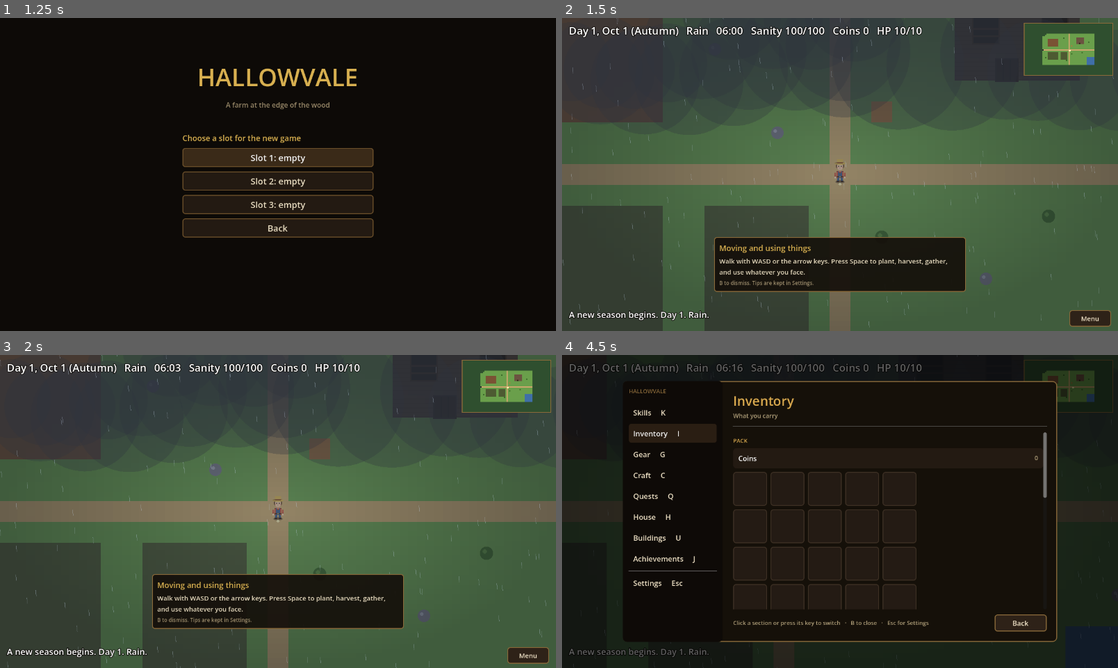
Above: before the commit, frames 1-4 (two rows, left to right).
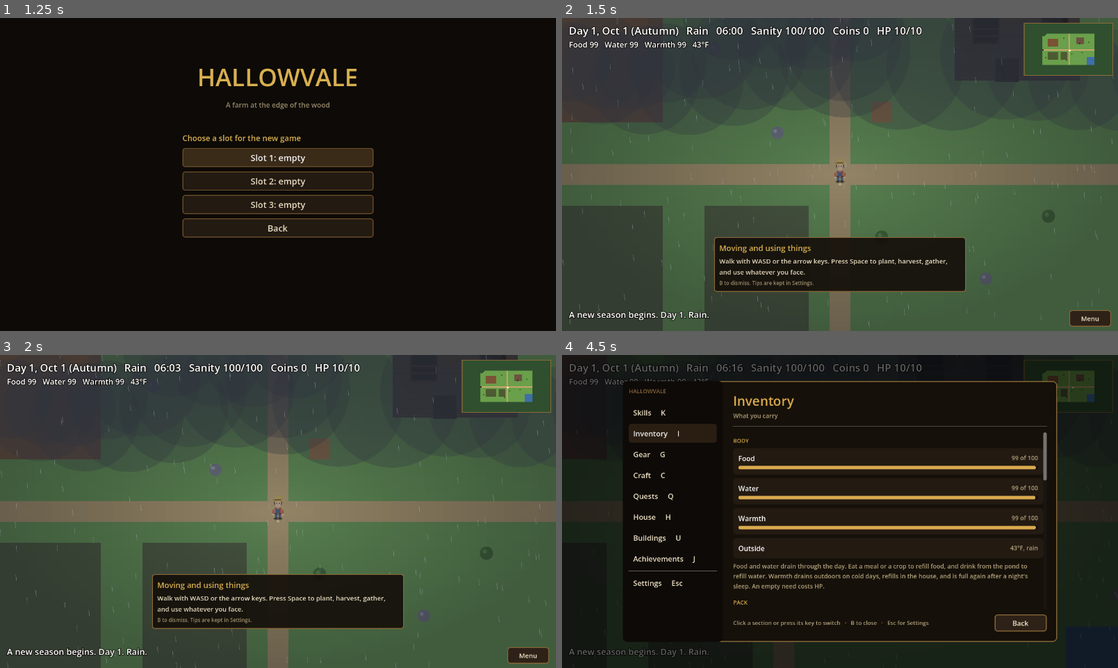
Above: after the commit, the same moments.

Repository: joshj1108/CrowCreekHollow
Game: Godot game, scene res://scenes/main.tscn
Same seed, same stepped clock (60 frames per second), same inputs: the game is played once before the commit and once after it.
Inputs (mouse positions are in pixels of both pictures, inside the frame that each line leads up to):
- Up to frame 1 (1.25 s): click "New Game" at 0.5 s
- Up to frame 2 (1.5 s): click "Slot 1: empty" at 1.25 s
- Up to frame 3 (2 s): no input
- Up to frame 4 (4.5 s): click "Menu" at 2 s; click "Skills K" at 2.75 s; tap Space (use) at 3.5, 3.8 s; move the mouse to (962, 495) at 3.52 s; hold D (move_right) 3.53-4.25 s; tap H (house) at 3.6 s; click (962, 495) at 3.67 s; click "Inventory I" at 4.25 s

Frame 1 is identical in both runs. In frame 2, 0.3% of the frame differs, in the area x 1-27%, y 7-10%; in frame 3, 0.3%; in frame 4, 4.3%, in the area x 1-88%, y 7-82%.

Commit message:
Add food, water, and warmth needs
Food and water drain through the day, water faster on hot days, and
warmth follows the temperature: it drains outdoors on cold days and
refills in the house or in bed. Meals and raw crops refill food, and
the pond refills water. An empty need costs HP over time. The needs
show in the HUD and in the Body section of the Inventory menu.

Co-Authored-By: Claude Haiku 5.5 <noreply@anthropic.com>
Claude-Session: https://claude.ai/code/session_016EvHBYyFANDWxunM27u84C

Diff:
--- a/scripts/main.gd
+++ b/scripts/main.gd
@@ -128,6 +128,22 @@
 	"rain": "Rain", "downpour": "Downpour", "snow": "Snow",
 }
 # The light over the farm for each kind of weather. Dark and grey weather is cooler.
+# Body needs: food and water drain through the day, and warmth changes with the temperature.
+const FOOD_PER_HOUR := 2.4
+const WATER_PER_HOUR := 3.0
+const HOT_TEMP := 75.0           # above this, thirst grows faster
+const HOT_WATER_MULT := 1.6
+const COLD_TEMP := 50.0          # below this, being outdoors costs warmth
+const WARMTH_LOSS := 0.35        # warmth lost per hour for each degree below COLD_TEMP
+const WARMTH_OUTDOORS := 3.0     # warmth regained per hour outdoors in mild weather
+const WARMTH_INDOORS := 25.0     # warmth regained per hour in a patched or restored house
+const WARMTH_INDOORS_COLD := 10.0  # ... and in a decrepit or boarded one
+const NEED_HARM_HOURS := 2.0     # one HP lost every this many hours while a need is empty
+const MEAL_FOOD := 45.0
+const CROP_FOOD := 18.0
+const POND_WATER := 40.0
+const SEASON_TEMP := {"Winter": 40.0, "Spring": 51.0, "Summer": 67.0, "Autumn": 54.0}
+const WEATHER_TEMP := {"sunny": 6.0, "cloudy": 0.0, "fog": -2.0, "drizzle": -3.0, "rain": -4.0, "downpour": -6.0, "snow": -10.0}
 const WEATHER_LIGHT := {
 	"sunny": Color(1.0, 0.99, 0.96), "cloudy": Color(0.92, 0.94, 0.97), "fog": Color(0.9, 0.92, 0.94),
 	"drizzle": Color(0.88, 0.91, 0.95), "rain": Color(0.88, 0.91, 0.95), "downpour": Color(0.8, 0.84, 0.9),
@@ -155,6 +171,7 @@
 	{"id": "hens", "title": "Hens", "text": "Stand beside the coop, facing it, and press Space to buy and feed hens. A fed hen lays an egg each morning."},
 	{"id": "cellar", "title": "Storing crops", "text": "Stand beside the root cellar and press Space to store or take crops. Nothing spoils in the cellar."},
 	{"id": "smelt", "title": "Smelting and preserving", "text": "Stand beside the furnace and press Space to smelt ore into bars. The smokehouse preserves food, and the cooler keeps fish fresh."},
+	{"id": "needs", "title": "Food, water, and warmth", "text": "Food and water drain through the day, and warmth drops outside on cold days. Eat from the Inventory menu (I), drink from the pond, and warm up in the house. Sleep to be fully warm again."},
 	{"id": "cave", "title": "The mine", "text": "The cave is at the west edge of the farm. Each day it lays out differently, with ore to mine and creatures to watch for."},
 ]
 # Cost to reach the next house stage, and the Carpentry level it needs.
@@ -628,6 +645,10 @@
 var clock := 0.0
 var current_hour := START_HOUR
 var day := 1
+var food := 100.0
+var water := 100.0
+var warmth := 100.0
+var starve_timer := 0.0      # hours spent with an empty need, toward the next HP lost
 var weather_kind := ""       # today's weather, rolled each morning: see WEATHER_WEIGHTS
 var skill_xp := {"Farming": 0, "Bushcrafting": 0, "Carpentry": 0, "Cleaning": 0, "Fishing": 0, "Cooking": 0, "Combat": 0, "Forestry": 0, "Mining": 0, "Smithing": 0}
 var inventory := {"seeds": STARTING_SEEDS, "pumpkin_seeds": 0, "crops": 0, "fish": 0, "meals": 0, "smoked": 0, "dried": 0, "canned": 0, "fermented": 0}
@@ -704,6 +725,7 @@
 var minimap: Minimap
 var canvas_modulate: CanvasModulate
 var hud_label: Label
+var needs_label: Label
 var message_label: Label
 var player    # Node2D with player.gd attached
 var camera: Camera2D
@@ -855,6 +877,7 @@
 	clock += delta
 	_update_hens(delta)
 	current_hour = START_HOUR + clock / DAY_LENGTH * (DAY_END_HOUR - START_HOUR)
+	_update_needs(delta * (DAY_END_HOUR - START_HOUR) / DAY_LENGTH)
 
 	if current_hour >= DAY_END_HOUR:
 		_collapse()
@@ -885,6 +908,9 @@
 	fish_layer.visible = zone == Zone.HOMESTEAD
 
 	var minutes := int(fmod(current_hour, 1.0) * 60.0)
+	var low := food < 25.0 or water < 25.0 or warmth < 25.0
+	needs_label.text = "Food %d   Water %d   Warmth %d   %d°F" % [food, water, warmth, roundi(_temperature())]
+	needs_label.modulate = Color(1.0, 0.55, 0.5) if low else Color.WHITE
 	var date := _calendar_date(day)
 	hud_label.text = "Day %d, %s %d (%s)   %s   %02d:%02d   Sanity %d/%d   Coins %d   HP %d/%d" % [
 		day, MONTH_NAMES[date["month"]].substr(0, 3), date["day"], _season_of(date["month"]),
@@ -1341,6 +1367,7 @@
 	layer.add_child(hud_root)
 
 	hud_label = _make_label(hud_root, Vector2(16, 12), 24)
+	needs_label = _make_label(hud_root, Vector2(16, 48), 18)
 	message_label = _make_label(hud_root, Vector2(16, 100), 20)
 	message_label.autowrap_mode = TextServer.AUTOWRAP_WORD_SMART
 	message_label.custom_minimum_size = Vector2(620, 0)
@@ -1448,6 +1475,8 @@
 			return furnace_built or smokehouse_built
 		"cellar":
 			return cellar_built
+		"needs":
+			return current_hour >= 12.0
 	return false
 
 
@@ -1684,6 +1713,8 @@
 			_cook_crops()
 		"eat_meal":
 			_eat_meal()
+		"eat_crop":
+			_eat_crop()
 		"sell_crops":
 			_sell("crops")
 		"sell_fish":
@@ -1766,6 +1797,12 @@
 
 func _inventory_rows() -> Array:
 	var rows: Array = [
+		{"section": "Body"},
+		{"name": "Food", "value": "%d of 100" % roundi(food), "progress": food / 100.0},
+		{"name": "Water", "value": "%d of 100" % roundi(water), "progress": water / 100.0},
+		{"name": "Warmth", "value": "%d of 100" % roundi(warmth), "progress": warmth / 100.0},
+		{"name": "Outside", "value": "%d°F, %s" % [roundi(_temperature()), str(WEATHER_NAMES.get(weather_kind, "Overcast")).to_lower()]},
+		{"note": "Food and water drain through the day. Eat a meal or a crop to refill food, and drink from the pond to refill water. Warmth drains outdoors on cold days, refills in the house, and is full again after a night's sleep. An empty need costs HP."},
 		{"section": "Pack"},
 		{"name": "Coins", "value": str(money)},
 		{"grid": _pack_cells(), "columns": 5},
@@ -1800,10 +1837,17 @@
 	rows.append({"section": "Meals"})
 	rows.append({
 		"name": "Eat a meal",
-		"value": "%d ready, +%d sanity" % [int(inventory["meals"]), int(MEAL_SANITY)],
+		"value": "%d ready, +%d sanity, +%d food" % [int(inventory["meals"]), int(MEAL_SANITY), int(MEAL_FOOD)],
 		"button": "Eat",
 		"action": "eat_meal",
 		"enabled": int(inventory["meals"]) > 0,
+	})
+	rows.append({
+		"name": "Eat a raw crop",
+		"value": "%d crops, +%d food" % [int(inventory["crops"]), int(CROP_FOOD)],
+		"button": "Eat",
+		"action": "eat_crop",
+		"enabled": int(inventory["crops"]) > 0,
 	})
 	rows.append({"section": "Materials"})
 	rows.append({"name": "Wood", "value": str(materials["wood"])})
@@ -2284,6 +2328,9 @@
 		return
 
 	var kind: int = map[tile.y][tile.x]
+	if kind == Tile.WATER:
+		_drink_pond()
+		return
 	if kind == Tile.TREE and GROVE_SPOTS.has(tile - Vector2i(BORDER_X, BORDER_Y)):
 		_chop(tile)
 		return
@@ -2540,7 +2587,67 @@
 	stats["eaten"] += 1
 	_change_sanity(MEAL_SANITY)
 	hp = mini(max_hp(), hp + HEAL_MEAL)
-	_show_message("You eat a warm meal. Your mind steadies. HP %d/%d" % [hp, max_hp()])
+	food = minf(100.0, food + MEAL_FOOD)
+	_show_message("You eat a warm meal. Your mind steadies. Food %d/100, HP %d/%d" % [food, hp, max_hp()])
+
+
+func _eat_crop() -> void:
+	if int(inventory["crops"]) <= 0:
+		_show_message("You have no crops to eat.")
+		return
+	inventory["crops"] -= 1
+	food = minf(100.0, food + CROP_FOOD)
+	_show_message("You eat a raw crop. Food %d/100" % food)
+
+
+func _drink_pond() -> void:
+	if water >= 100.0:
+		_show_message("You're not thirsty.")
+		return
+	water = minf(100.0, water + POND_WATER)
+	_show_message("You drink from the pond. Cold and muddy, but it helps. Water %d/100" % water)
+
+
+# Needs are checked each hour. While one is empty, HP drains slowly. Sleeping in bed restores warmth.
+func _update_needs(dh: float) -> void:
+	var temp := _temperature()
+	var thirst := WATER_PER_HOUR * (HOT_WATER_MULT if temp >= HOT_TEMP else 1.0)
+	food = maxf(0.0, food - FOOD_PER_HOUR * dh)
+	water = maxf(0.0, water - thirst * dh)
+	if inside:
+		var gain := WARMTH_INDOORS if house_stage >= 2 else WARMTH_INDOORS_COLD
+		warmth = minf(100.0, warmth + gain * dh)
+	elif temp >= COLD_TEMP:
+		warmth = minf(100.0, warmth + WARMTH_OUTDOORS * dh)
+	else:
+		warmth = maxf(0.0, warmth - (COLD_TEMP - temp) * WARMTH_LOSS * dh)
+	if food <= 0.0 or water <= 0.0 or warmth <= 0.0:
+		starve_timer += dh
+		if starve_timer >= NEED_HARM_HOURS:
+			starve_timer -= NEED_HARM_HOURS
+			hp -= 1
+			_show_message(_empty_need_text())
+			if hp <= 0:
+				_fallen()
+	else:
+		starve_timer = 0.0
+
+
+func _empty_need_text() -> String:
+	if food <= 0.0:
+		return "You haven't eaten in too long. You feel weaker. HP %d/%d" % [hp, max_hp()]
+	if water <= 0.0:
+		return "Your throat is dry. You feel weaker. HP %d/%d" % [hp, max_hp()]
+	return "You're freezing, and your hands won't close. HP %d/%d" % [hp, max_hp()]
+
+
+# Temperature in Fahrenheit: the season's average, a daily swing that is coldest near dawn and warmest
+# in the evening, and the day's weather.
+func _temperature() -> float:
+	var season := _season_of(_calendar_date(day)["month"])
+	var base: float = SEASON_TEMP[season]
+	var swing := sin((current_hour - 12.0) / 24.0 * TAU)
+	return base + 7.0 * swing + float(WEATHER_TEMP.get(weather_kind, 0.0))
 
 
 # --- Achievements ------------------------------------------------------------
@@ -3853,6 +3960,7 @@
 		return
 	stats["slept"] += 1
 	_change_sanity(SLEEP_SANITY)
+	warmth = 100.0
 	_end_day("You rest by the campsite through the night.", false)
 
 
@@ -4681,6 +4789,7 @@
 		return
 	stats["slept"] += 1
 	_change_sanity(SLEEP_SANITY)
+	warmth = 100.0
 	# Sleeping keeps you in bed, so the house is not left.
 	_end_day("You sleep through the night.", false)
 
@@ -5000,6 +5109,10 @@
 	var data := {
 		"day": day,
 		"weather_kind": weather_kind,
+		"food": food,
+		"water": water,
+		"warmth": warmth,
+		"starve_timer": starve_timer,
 		"skill_xp": skill_xp,
 		"inventory": inventory,
 		"materials": materials,
@@ -5071,6 +5184,10 @@
 
 	day = int(data.get("day", 1))
 	weather_kind = str(data.get("weather_kind", ""))
+	food = float(data.get("food", 100.0))
+	water = float(data.get("water", 100.0))
+	warmth = float(data.get("warmth", 100.0))
+	starve_timer = float(data.get("starve_timer", 0.0))
 	_merge_ints(skill_xp, data.get("skill_xp"))
 	_merge_ints(inventory, data.get("inventory"))
 	_merge_ints(materials, data.get("materials"))
Not shown, changed: DESIGN.md
